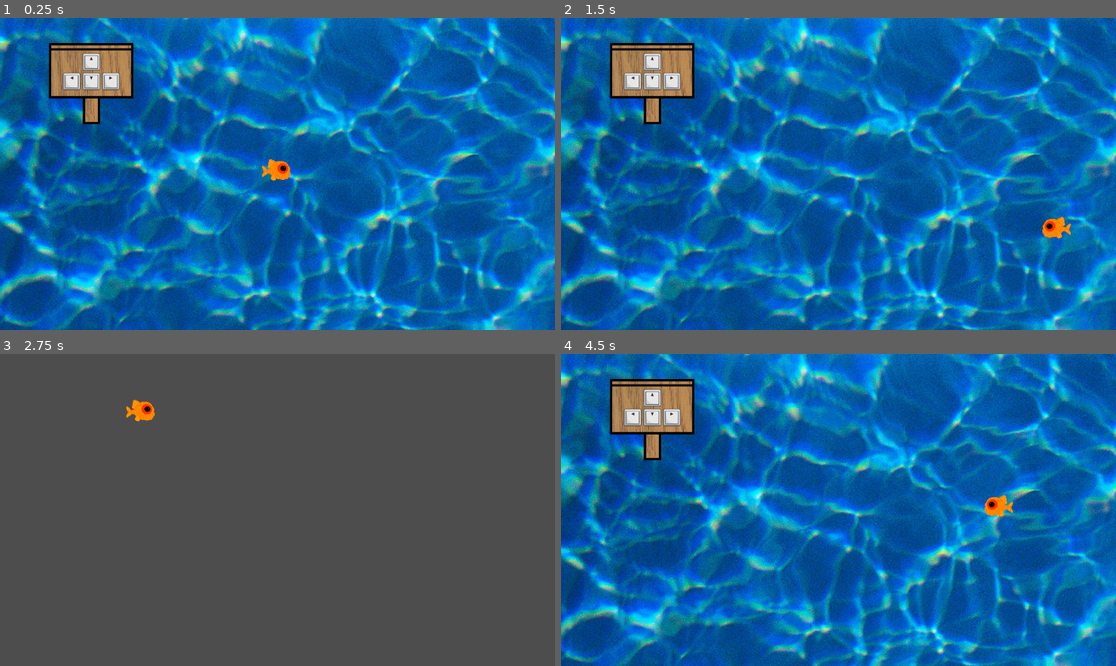
Above: before the commit, frames 1-4 (two rows, left to right).
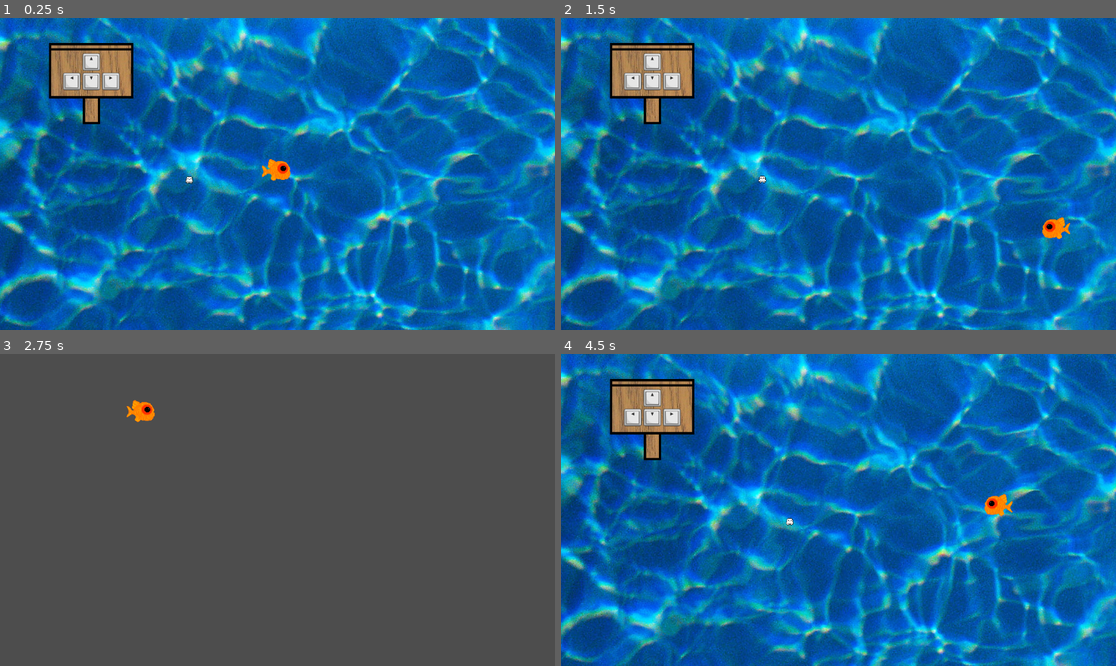
Above: after the commit, the same moments.

Repository: 3lbsofSalt/GhostFish
Game: Godot game, scene res://scenes/newRoot.tscn
Two runs of this game, one before a commit and one after it. Both use one fixed random seed, a clock stepped at 60 frames per second and the inputs below.
Inputs:
- Up to frame 1 (0.25 s): no input
- Up to frame 2 (1.5 s): tap Enter at 0.5 s; hold D (right) 0.53-1.28 s; tap Space at 0.77 s; hold S (down) from 1.28 s (still down)
- Up to frame 3 (2.75 s): tap Space at 1.52 s; release S (down) at 2.03 s; hold D (right) from 2.03 s (still down)
- Up to frame 4 (4.5 s): release D (right) at 2.78 s; hold W (up) 2.78-3.53 s; tap Space at 3.02, 3.77 s; hold A (left) from 3.53 s (still down)

The runs differ from the first frame. In frame 1, less than 0.1% of the frame differs, in the area x 33-35%, y 50-54%; in frame 2, 0.1%; in frame 3, less than 0.1%; in frame 4, 0.1%, in the area x 40-82%, y 44-56%.

Commit message:
Fixed a few things

Diff:
--- a/scenes/fishPlayer.tscn
+++ b/scenes/fishPlayer.tscn
@@ -1,23 +1,8 @@
-[gd_scene load_steps=13 format=3 uid="uid://c6ripmd2conqx"]
+[gd_scene load_steps=14 format=3 uid="uid://c6ripmd2conqx"]
 
 [ext_resource type="Script" path="res://player_body_2d.gd" id="1_ddrnt"]
+[ext_resource type="Texture2D" uid="uid://jpm2qp473nqu" path="res://Assets/open_mouth.png" id="3_fglk3"]
 [ext_resource type="Texture2D" uid="uid://h7fpsup17gi7" path="res://Assets/close_mouth.png" id="3_g73iv"]
-
-[sub_resource type="AtlasTexture" id="AtlasTexture_i1tsp"]
-atlas = ExtResource("3_g73iv")
-region = Rect2(0, 0, 64, 64)
-
-[sub_resource type="AtlasTexture" id="AtlasTexture_73mha"]
-atlas = ExtResource("3_g73iv")
-region = Rect2(64, 0, 64, 64)
-
-[sub_resource type="AtlasTexture" id="AtlasTexture_nw5be"]
-atlas = ExtResource("3_g73iv")
-region = Rect2(0, 64, 64, 64)
-
-[sub_resource type="AtlasTexture" id="AtlasTexture_sn72o"]
-atlas = ExtResource("3_g73iv")
-region = Rect2(64, 64, 64, 64)
 
 [sub_resource type="AtlasTexture" id="AtlasTexture_cth2f"]
 atlas = ExtResource("3_g73iv")
@@ -35,25 +20,24 @@
 atlas = ExtResource("3_g73iv")
 region = Rect2(64, 64, 64, 64)
 
+[sub_resource type="AtlasTexture" id="AtlasTexture_71580"]
+atlas = ExtResource("3_fglk3")
+region = Rect2(0, 0, 64, 64)
+
+[sub_resource type="AtlasTexture" id="AtlasTexture_deym4"]
+atlas = ExtResource("3_fglk3")
+region = Rect2(64, 0, 64, 64)
+
+[sub_resource type="AtlasTexture" id="AtlasTexture_jxcvt"]
+atlas = ExtResource("3_fglk3")
+region = Rect2(0, 64, 64, 64)
+
+[sub_resource type="AtlasTexture" id="AtlasTexture_e7me3"]
+atlas = ExtResource("3_fglk3")
+region = Rect2(64, 64, 64, 64)
+
 [sub_resource type="SpriteFrames" id="SpriteFrames_rnjlx"]
 animations = [{
-"frames": [{
-"duration": 1.0,
-"texture": SubResource("AtlasTexture_i1tsp")
-}, {
-"duration": 1.0,
-"texture": SubResource("AtlasTexture_73mha")
-}, {
-"duration": 1.0,
-"texture": SubResource("AtlasTexture_nw5be")
-}, {
-"duration": 1.0,
-"texture": SubResource("AtlasTexture_sn72o")
-}],
-"loop": true,
-"name": &"default",
-"speed": 7.0
-}, {
 "frames": [{
 "duration": 1.0,
 "texture": SubResource("AtlasTexture_cth2f")
@@ -68,8 +52,25 @@
 "texture": SubResource("AtlasTexture_e56ef")
 }],
 "loop": true,
-"name": &"run",
+"name": &"closed",
 "speed": 10.0
+}, {
+"frames": [{
+"duration": 1.0,
+"texture": SubResource("AtlasTexture_71580")
+}, {
+"duration": 1.0,
+"texture": SubResource("AtlasTexture_deym4")
+}, {
+"duration": 1.0,
+"texture": SubResource("AtlasTexture_jxcvt")
+}, {
+"duration": 1.0,
+"texture": SubResource("AtlasTexture_e7me3")
+}],
+"loop": true,
+"name": &"open",
+"speed": 5.0
 }]
 
 [sub_resource type="RectangleShape2D" id="RectangleShape2D_76fy2"]
@@ -78,8 +79,9 @@
 script = ExtResource("1_ddrnt")
 
 [node name="PlayerSprite" type="AnimatedSprite2D" parent="."]
+texture_filter = 1
 sprite_frames = SubResource("SpriteFrames_rnjlx")
-frame_progress = 0.173867
+animation = &"open"
 
 [node name="CollisionShape2D" type="CollisionShape2D" parent="."]
 scale = Vector2(1.2, 1.2)
--- a/scenes/newRoot.tscn
+++ b/scenes/newRoot.tscn
@@ -21,3 +21,6 @@
 [node name="Crate" parent="." instance=ExtResource("5_5xgfe")]
 
 [node name="Map" parent="." instance=ExtResource("5_8sjng")]
+
+[node name="BasicGhost2" parent="." instance=ExtResource("2_avy68")]
+position = Vector2(3844, 5520)
Not shown: 1 places in scenes/newRoot.tscn that only renumber resources
